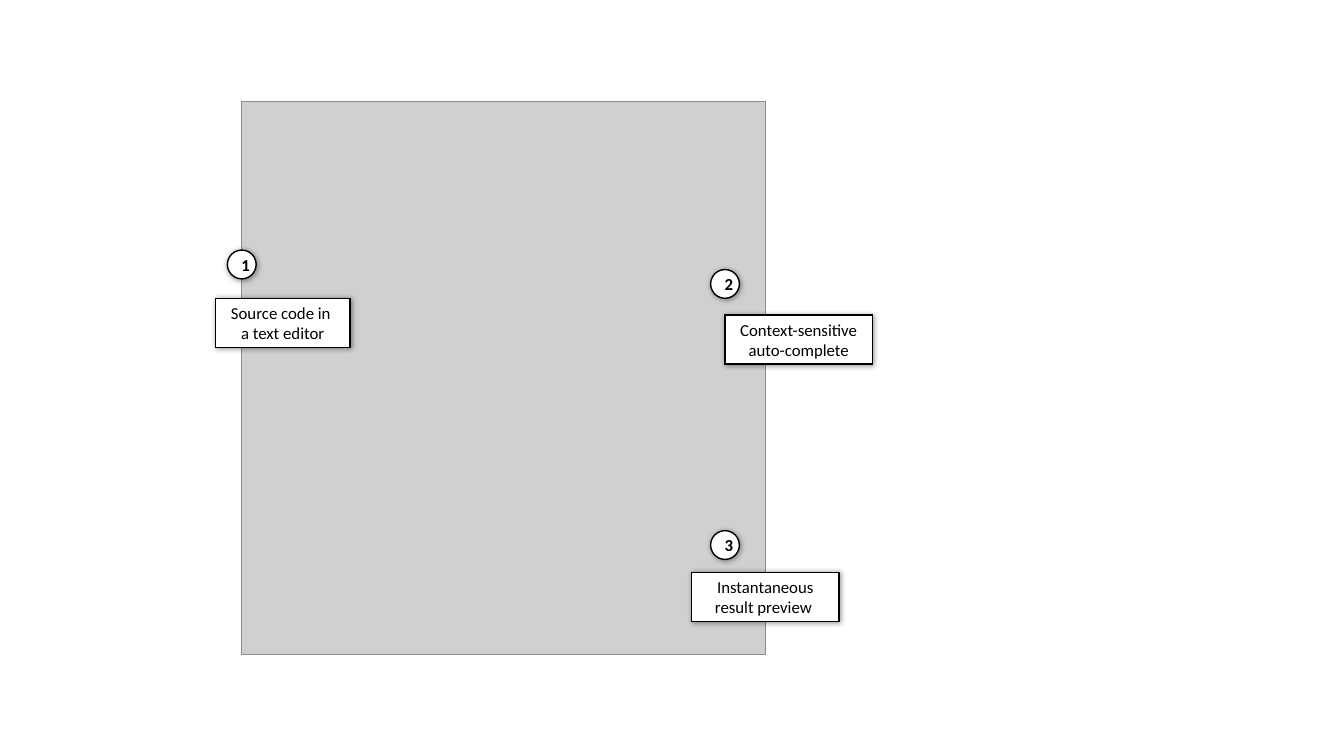
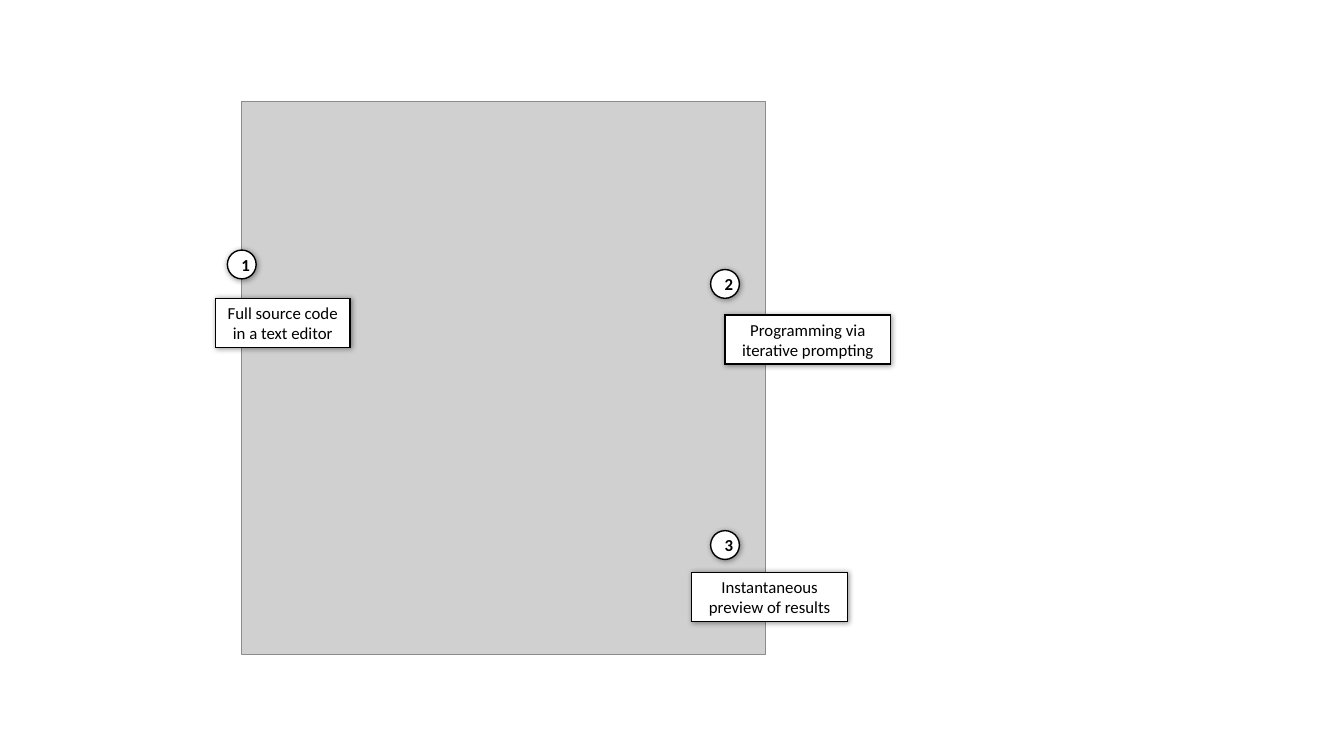
Before and after one commit to the-gamma/thegamma-publications, a slide deck: slide 1 of wip-design/figures/thegamma.pptx. Drawn at 1344x756 pixels with LibreOffice and Linux fonts; fonts in the diff are those of the drawing; grey boxes stand for pictures. Boxes give left, top, right and bottom in pixels: in the first picture for what was removed or moved away, otherwise in the second. Text is boxed around its words. In the diff, an @@ line names an element or a change of style, - is before the commit and + after.

```diff
--- a/wip-design/figures/thegamma.pptx
+++ b/wip-design/figures/thegamma.pptx
@@ text in rectangle at box(228, 307, 338, 339): text changed @@
-Source code in
-a text editor
+Full source code in a text editor
@@ rectangle "Programming via iterative prompting": place and size @@
-rectangle "Programming via iterative prompting" at box(725, 315, 872, 364)
+rectangle "Programming via iterative prompting" at box(725, 315, 890, 364)
@@ text in rectangle at box(742, 324, 873, 359): text changed @@
-Context-sensitive auto-complete
+Programming via iterative prompting
@@ rectangle "Instantaneous preview of results": place and size @@
-rectangle "Instantaneous preview of results" at box(692, 573, 839, 622)
+rectangle "Instantaneous preview of results" at box(692, 573, 848, 622)
@@ text in rectangle at box(709, 582, 830, 616): text changed @@
-Instantaneous result preview
+Instantaneous preview of results
```
Also in this commit, not shown: 1 slide added, 17 other files.
